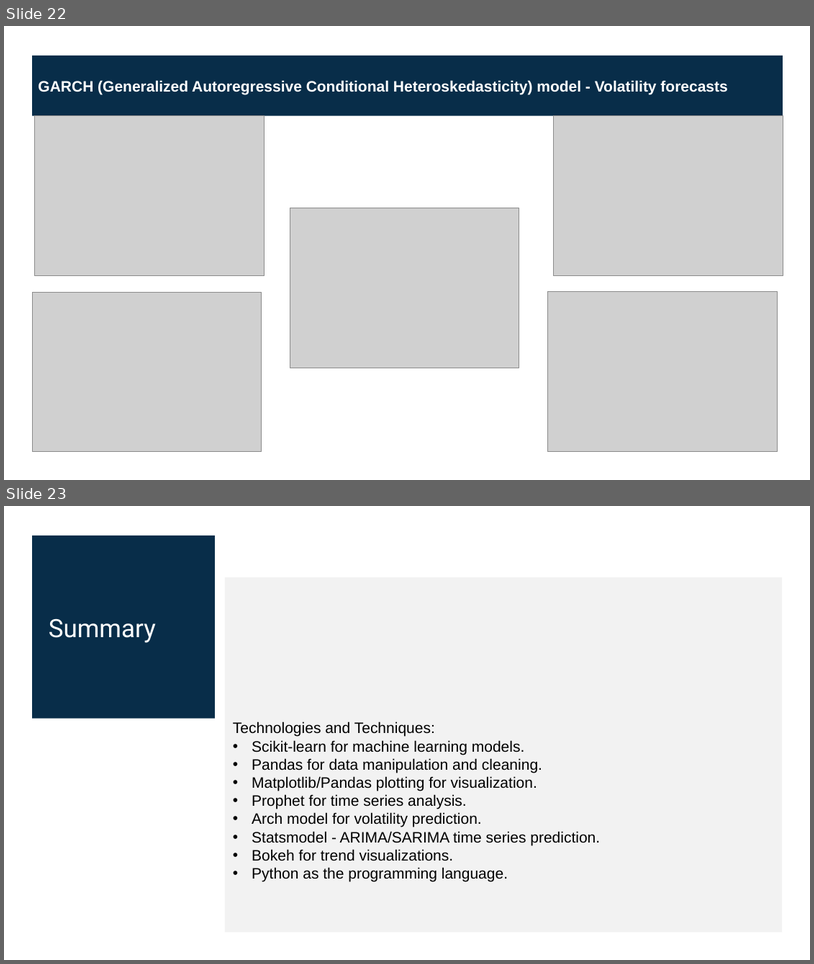
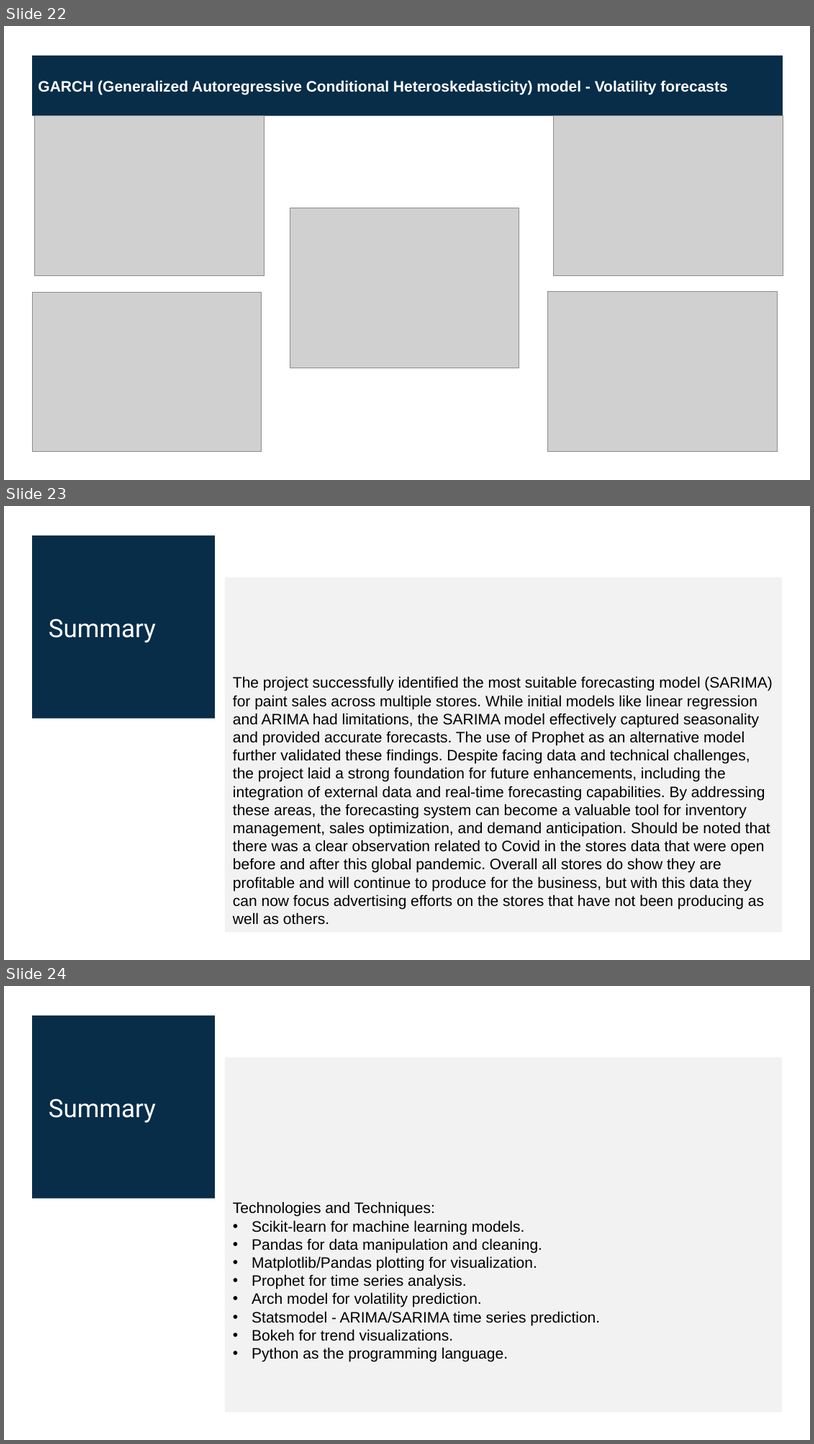
Before and after one commit to srhill12/project-2-group-3, a slide deck: Project_2_Group_3.pptx. Shown one above the other, each under a label of ours: slides 22 and 23 before the commit, slides 22, 23 and 24 after it. The pictures are 814x964 and 814x1444 pixels, drawn with LibreOffice and Linux fonts; fonts in the diff are those of the drawing; grey boxes stand for pictures. Boxes give left, top, right and bottom in pixels: in the first picture for what was removed or moved away, otherwise in the second. Text is boxed around its words. In the diff, an @@ line names an element or a change of style, - is before the commit and + after.

```diff
--- a/Project_2_Group_3.pptx
+++ b/Project_2_Group_3.pptx
@@ slide 23 added at (4, 506, 810, 960), background #FFFFFF @@
@@ rectangle added at (32, 536, 215, 718), fill #082D49 @@
@@ rectangle added at (225, 577, 782, 932), fill #F2F2F2, 18 pt, text #000000 @@
+The project successfully identified the most suitable forecasting model (SARIMA) for paint sales across multiple stores. While initial models like linear regression and ARIMA had limitations, the SARIMA model effectively captured seasonality and provided accurate forecasts. The use of Prophet as an alternative model further validated these findings. Despite facing data and technical challenges, the project laid a strong foundation for future enhancements, including the integration of external data and real-time forecasting capabilities. By addressing these areas, the forecasting system can become a valuable tool for inventory management, sales optimization, and demand anticipation. Should be noted that there was a clear observation related to Covid in the stores data that were open before and after this global pandemic. Overall all stores do show they are profitable and will continue to produce for the business, but with this data they can now focus advertising efforts on the stores that have not been producing as well as others.
@@ text added at (49, 618, 156, 643), 30 pt, text #FFFFFF @@
+Summary
@@ what was slide 23 is now slide 24 @@
```
Also in this commit, not shown: 9 other files.
